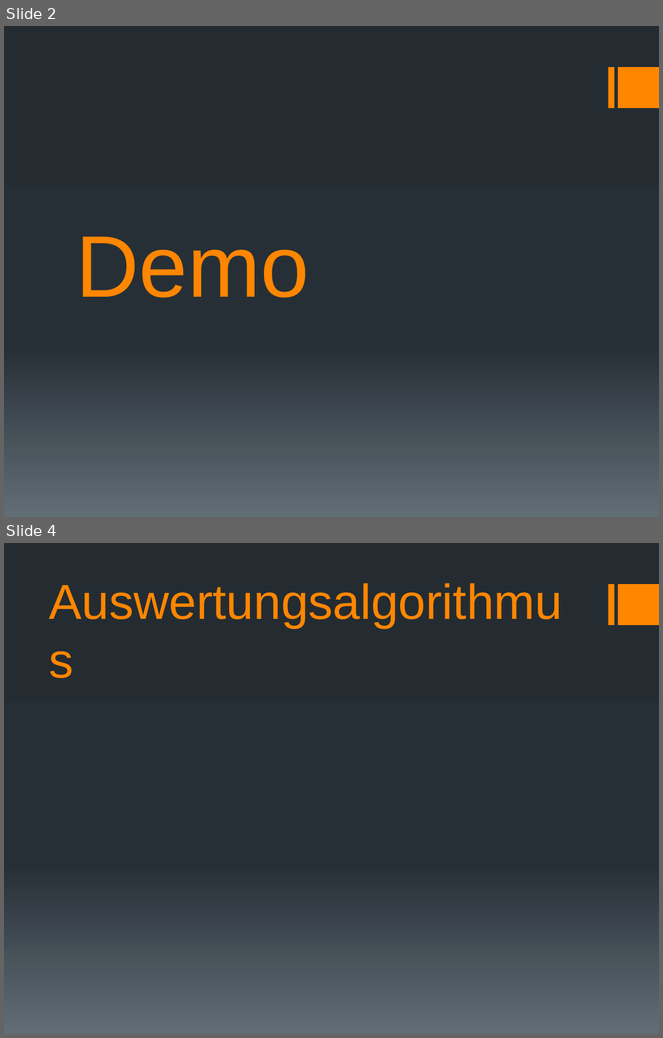
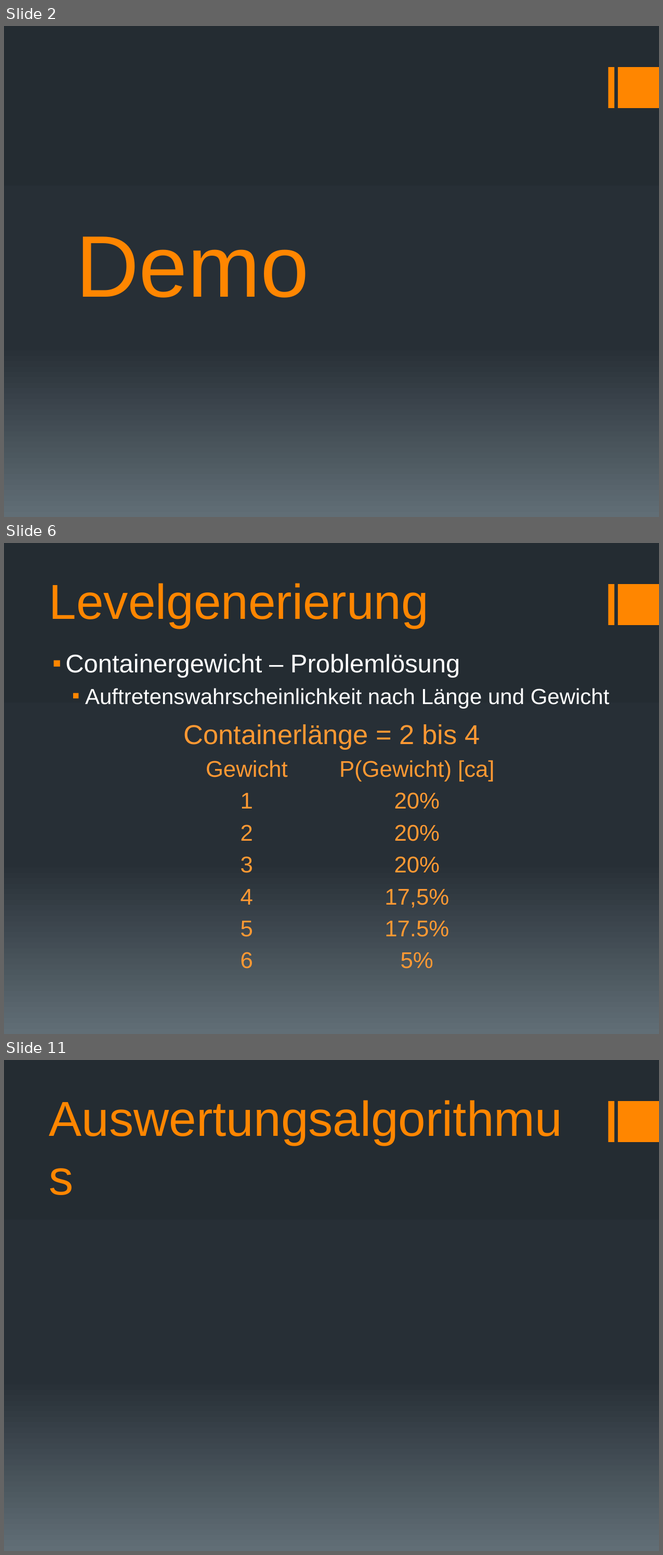
Before and after one commit to docker-apps/Docker, a slide deck: Documents/Design/Design_Präsentation_v1.pptx. Shown one above the other, each under a label of ours: slides 2 and 4 before the commit, slides 2, 6 and 11 after it; the slides between them are not shown. The pictures are 663x1038 and 663x1555 pixels, drawn with LibreOffice and Linux fonts; fonts in the diff are those of the drawing. Boxes give left, top, right and bottom in pixels: in the first picture for what was removed or moved away, otherwise in the second. Text is boxed around its words. In the diff, an @@ line names an element or a change of style, - is before the commit and + after.

```diff
--- a/Documents/Design/Design_Präsentation_v1.pptx
+++ b/Documents/Design/Design_Präsentation_v1.pptx
@@ slide 6 added at (4, 543, 659, 1034), background gradient #242C33 to #273037 to #636D76; not listed: 2 template elements that a slide beside it also shows @@
@@ title added at (49, 583, 429, 628), 54 pt, text #FF8600 @@
+Levelgenerierung
@@ text added at (65, 654, 610, 708), 24 pt, text #FFFFFF @@
+▪ Containergewicht – Problemlösung
+  ▪ Auftretenswahrscheinlichkeit nach Länge und Gewicht
@@ table added at (162, 717, 503, 993), 8 rows, 2 columns @@
+Containerlänge = 2 bis 4 | 
+Gewicht | P(Gewicht) [ca]
+1 | 20%
+2 | 20%
+3 | 20%
+4 | 17,5%
+5 | 17.5%
+6 | 5%
@@ what was slide 4 is now slide 11 @@
```
Also in this commit, not shown: 7 other slides added, 1 slide removed.
